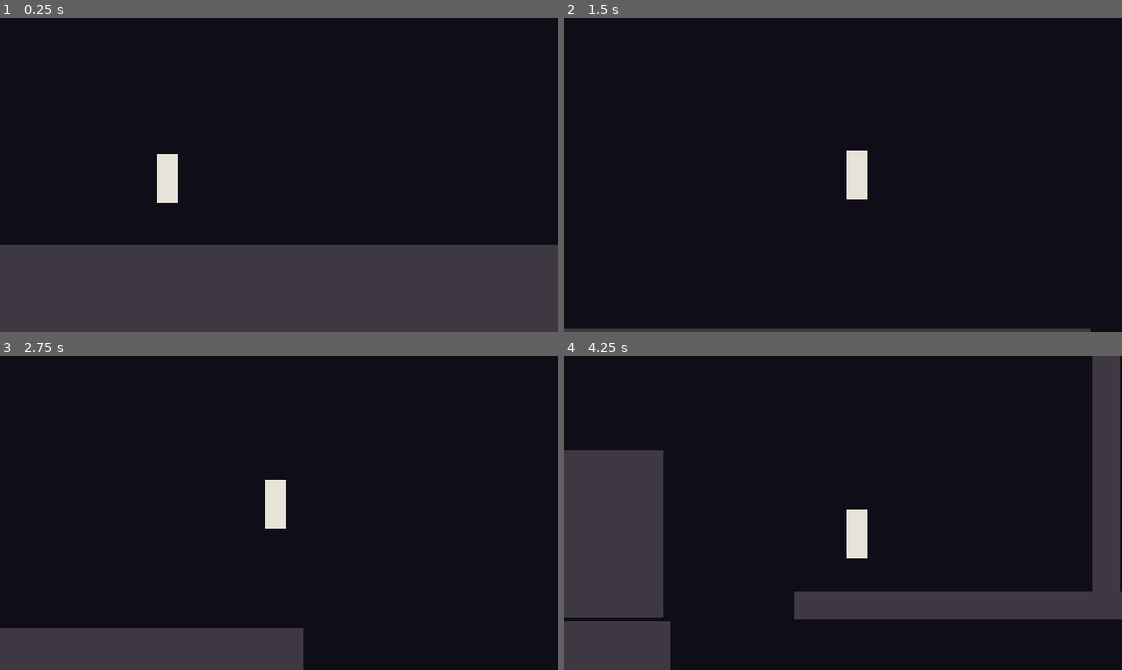
Above: before the commit, frames 1-4 (two rows, left to right).
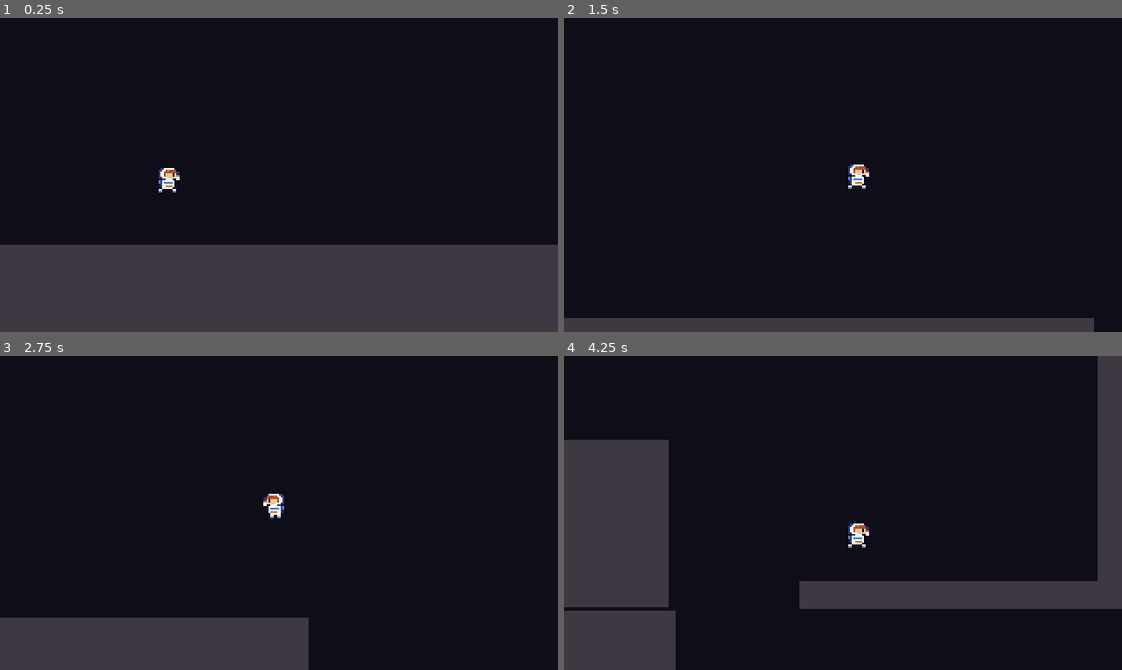
Above: after the commit, the same moments.

Repository: FearThePLOTO/Margin
Game: Godot game, scene res://src/features/level_design/scenes/level_01.tscn
Two runs of this game, one before a commit and one after it. Both use one fixed random seed, a clock stepped at 60 frames per second and the inputs below. This scene is started directly instead of the project's main scene.
Inputs:
- Up to frame 1 (0.25 s): no input
- Up to frame 2 (1.5 s): hold D (move_right) from 0.53 s (still down); tap Space (jump) at 0.6, 0.77, 1.07 s; tap E (spikes_deploy) at 1.35 s
- Up to frame 3 (2.75 s): tap Space (jump) at 1.52, 1.55, 1.82, 2.3 s; release D (move_right) at 2.03 s; hold A (move_left) from 2.03 s (still down); tap F (tether_fire) at 2.1 s
- Up to frame 4 (4.25 s): release A (move_left) at 2.78 s; hold D (move_right) from 2.78 s (still down); tap Space (jump) at 2.85, 3.02, 3.32, 3.77, 3.8, 4.07 s; tap E (spikes_deploy) at 3.6 s

The runs differ from the first frame. In frame 1, 0.6% of the frame differs, in the area x 28-33%, y 43-59%; in frame 2, 3.8%; in frame 3, 2.6%; in frame 4, 7.0%, in the area x 0-100%, y 0-100%.

Commit message:
feat(mechanics): animation resolver mechanic + player.tscn animation fixes
# Conflicts:
#	margin/src/features/mechanics/scripts/player.gd

Diff:
--- a/margin/src/features/mechanics/scenes/player.tscn
+++ b/margin/src/features/mechanics/scenes/player.tscn
@@ -1,22 +1,180 @@
 [gd_scene format=3 uid="uid://xw56iew608xg"]
 
 [ext_resource type="Script" uid="uid://c0ovtcsojtt63" path="res://src/features/mechanics/scripts/player.gd" id="1_player"]
+[ext_resource type="Texture2D" uid="uid://drg28oliq65ao" path="res://src/features/mechanics/assets/blue_walk1.png" id="2_ma5dg"]
+[ext_resource type="Texture2D" uid="uid://car0dadgqih2a" path="res://src/features/mechanics/assets/blue_crouch.png" id="3_5ue8r"]
+[ext_resource type="Texture2D" uid="uid://bjx7tchhdcu2f" path="res://src/features/mechanics/assets/blue_walk2.png" id="3_h3ql6"]
+[ext_resource type="Texture2D" uid="uid://kh2i053tsy4w" path="res://src/features/mechanics/assets/blue_hurt.png" id="3_xyyht"]
+[ext_resource type="Texture2D" uid="uid://chm0drafq6end" path="res://src/features/mechanics/assets/blue_jump.png" id="4_5ue8r"]
+[ext_resource type="Texture2D" uid="uid://hqwlt4f68a8x" path="res://src/features/mechanics/assets/blue_walk3.png" id="4_tdtm1"]
+[ext_resource type="Texture2D" uid="uid://dnafwxq4gcfki" path="res://src/features/mechanics/assets/blue_run1.png" id="5_6tu5k"]
+[ext_resource type="Texture2D" uid="uid://deqviv6wtbuyr" path="res://src/features/mechanics/assets/blue_run2.png" id="6_qxilo"]
+[ext_resource type="Texture2D" uid="uid://b28m5y0vj37nk" path="res://src/features/mechanics/assets/blue_run3.png" id="7_yu1wx"]
+[ext_resource type="Texture2D" uid="uid://bdxclpccovy31" path="res://src/features/mechanics/assets/blue_run4.png" id="8_6k3eh"]
+[ext_resource type="Texture2D" path="res://src/features/mechanics/assets/blue_fall.png" id="9_fall"]
+[ext_resource type="Texture2D" path="res://src/features/mechanics/assets/blue_idle.png" id="10_idle"]
 
 [sub_resource type="RectangleShape2D" id="RectangleShape2D_body"]
-size = Vector2(12, 28)
+size = Vector2(11, 15)
+
+[sub_resource type="Animation" id="Animation_hni1u"]
+length = 0.001
+tracks/0/type = "value"
+tracks/0/imported = false
+tracks/0/enabled = true
+tracks/0/path = NodePath("Sprite2D:texture")
+tracks/0/interp = 1
+tracks/0/loop_wrap = true
+tracks/0/keys = {
+"times": PackedFloat32Array(0),
+"transitions": PackedFloat32Array(1),
+"update": 1,
+"values": [ExtResource("2_ma5dg")]
+}
+
+[sub_resource type="Animation" id="Animation_6tu5k"]
+resource_name = "crouch"
+length = 0.1
+step = 0.1
+tracks/0/type = "value"
+tracks/0/imported = false
+tracks/0/enabled = true
+tracks/0/path = NodePath("Sprite2D:texture")
+tracks/0/interp = 1
+tracks/0/loop_wrap = true
+tracks/0/keys = {
+"times": PackedFloat32Array(0),
+"transitions": PackedFloat32Array(1),
+"update": 1,
+"values": [ExtResource("3_5ue8r")]
+}
+
+[sub_resource type="Animation" id="Animation_gevb4"]
+resource_name = "hurt"
+length = 0.1
+loop_mode = 1
+step = 0.1
+tracks/0/type = "value"
+tracks/0/imported = false
+tracks/0/enabled = true
+tracks/0/path = NodePath("Sprite2D:texture")
+tracks/0/interp = 1
+tracks/0/loop_wrap = true
+tracks/0/keys = {
+"times": PackedFloat32Array(0),
+"transitions": PackedFloat32Array(1),
+"update": 1,
+"values": [ExtResource("3_xyyht")]
+}
+
+[sub_resource type="Animation" id="Animation_3r40j"]
+resource_name = "idle"
+length = 0.1
+loop_mode = 1
+step = 0.1
+tracks/0/type = "value"
+tracks/0/imported = false
+tracks/0/enabled = true
+tracks/0/path = NodePath("Sprite2D:texture")
+tracks/0/interp = 1
+tracks/0/loop_wrap = true
+tracks/0/keys = {
+"times": PackedFloat32Array(0),
+"transitions": PackedFloat32Array(1),
+"update": 1,
+"values": [ExtResource("10_idle")]
+}
+
+[sub_resource type="Animation" id="Animation_025py"]
+resource_name = "jump"
+length = 0.1
+loop_mode = 1
+step = 0.1
+tracks/0/type = "value"
+tracks/0/imported = false
+tracks/0/enabled = true
+tracks/0/path = NodePath("Sprite2D:texture")
+tracks/0/interp = 1
+tracks/0/loop_wrap = true
+tracks/0/keys = {
+"times": PackedFloat32Array(0),
+"transitions": PackedFloat32Array(1),
+"update": 1,
+"values": [ExtResource("4_5ue8r")]
+}
+
+[sub_resource type="Animation" id="Animation_tdtm1"]
+resource_name = "run"
+length = 0.4
+loop_mode = 1
+step = 0.1
+tracks/0/type = "value"
+tracks/0/imported = false
+tracks/0/enabled = true
+tracks/0/path = NodePath("Sprite2D:texture")
+tracks/0/interp = 1
+tracks/0/loop_wrap = true
+tracks/0/keys = {
+"times": PackedFloat32Array(0, 0.1, 0.2, 0.3),
+"transitions": PackedFloat32Array(1, 1, 1, 1),
+"update": 1,
+"values": [ExtResource("5_6tu5k"), ExtResource("6_qxilo"), ExtResource("7_yu1wx"), ExtResource("8_6k3eh")]
+}
+
+[sub_resource type="Animation" id="Animation_h3ql6"]
+resource_name = "walk"
+length = 0.3
+loop_mode = 1
+step = 0.1
+tracks/0/type = "value"
+tracks/0/imported = false
+tracks/0/enabled = true
+tracks/0/path = NodePath("Sprite2D:texture")
+tracks/0/interp = 1
+tracks/0/loop_wrap = true
+tracks/0/keys = {
+"times": PackedFloat32Array(0, 0.1, 0.2),
+"transitions": PackedFloat32Array(1, 1, 1),
+"update": 1,
+"values": [ExtResource("2_ma5dg"), ExtResource("3_h3ql6"), ExtResource("4_tdtm1")]
+}
+
+[sub_resource type="Animation" id="Animation_fall"]
+resource_name = "fall"
+length = 0.1
+loop_mode = 1
+step = 0.1
+tracks/0/type = "value"
+tracks/0/imported = false
+tracks/0/enabled = true
+tracks/0/path = NodePath("Sprite2D:texture")
+tracks/0/interp = 1
+tracks/0/loop_wrap = true
+tracks/0/keys = {
+"times": PackedFloat32Array(0),
+"transitions": PackedFloat32Array(1),
+"update": 1,
+"values": [ExtResource("9_fall")]
+}
+
+[sub_resource type="AnimationLibrary" id="AnimationLibrary_ma5dg"]
+_data = {
+&"RESET": SubResource("Animation_hni1u"),
+&"crouch": SubResource("Animation_6tu5k"),
+&"fall": SubResource("Animation_fall"),
+&"hurt": SubResource("Animation_gevb4"),
+&"idle": SubResource("Animation_3r40j"),
+&"jump": SubResource("Animation_025py"),
+&"run": SubResource("Animation_tdtm1"),
+&"walk": SubResource("Animation_h3ql6")
+}
 
 [node name="Player" type="CharacterBody2D" unique_id=1138749954 groups=["player"]]
 script = ExtResource("1_player")
 
 [node name="CollisionShape2D" type="CollisionShape2D" parent="." unique_id=825090215]
+position = Vector2(-0.5, 0.5)
 shape = SubResource("RectangleShape2D_body")
-
-[node name="Visual" type="ColorRect" parent="." unique_id=1700938713]
-offset_left = -6.0
-offset_top = -14.0
-offset_right = 6.0
-offset_bottom = 14.0
-color = Color(0.91, 0.89, 0.85, 1)
 
 [node name="TetherRope" type="Line2D" parent="." unique_id=1514281763]
 visible = false
@@ -26,3 +184,10 @@
 [node name="Camera2D" type="Camera2D" parent="." unique_id=959111881]
 position_smoothing_enabled = true
 position_smoothing_speed = 8.0
+
+[node name="AnimationPlayer" type="AnimationPlayer" parent="." unique_id=758156671]
+libraries/ = SubResource("AnimationLibrary_ma5dg")
+autoplay = &"idle"
+
+[node name="Sprite2D" type="Sprite2D" parent="." unique_id=980010091]
+texture = ExtResource("2_ma5dg")
--- /dev/null
+++ b/margin/src/features/mechanics/scripts/mechanic_animation.gd
@@ -0,0 +1,82 @@
+class_name PlayerAnimationMechanic
+extends PlayerMechanic
+## Animation resolver: picks the sprite animation from the player's resolved
+## physics state each tick, and owns sprite facing. Runs AFTER move_and_slide()
+## (and tether.post_move()) so on-floor / wall / velocity reads are final for
+## the tick.
+##
+## Resolution is a priority table (first match wins):
+##   1. hurt timer active         -> "hurt" (reserved slot, see play_hurt)
+##   2. CLIMB / SWING / thrust    -> freeze (keep whatever is playing)
+##   3. airborne, vy < 0          -> "jump" (hold)
+##   4. airborne, vy > 0          -> "fall" (hold)
+##   5. on floor, moving          -> "run"
+##   6. otherwise                 -> "idle"
+##
+## play() is only called when the resolved name CHANGES, so holds never
+## restart mid-state. Climb/swing/thrust have no art yet — they freeze the
+## current animation (usually idle) until real clips exist; their rows are
+## already in place, real animations drop in by naming them. hurt is not
+## wired to anything: there is no damage system yet — when one exists it
+## calls play_hurt(). After mission_over the coordinator stops ticking, so
+## the sprite naturally freezes on its last frame.
+
+const FROZEN := &""  # sentinel: keep the current animation untouched
+const MOVE_EPSILON_PXS := 5.0  # below this horizontal speed we are standing
+
+var _anim: AnimationPlayer
+var _sprite: Sprite2D
+var _hurt_timer := 0.0
+
+
+func _init(p: Player) -> void:
+	super(p)
+	_anim = p.get_node(^"AnimationPlayer")
+	_sprite = p.get_node(^"Sprite2D")
+	# Texture swaps stay in lockstep with the 60 Hz simulation.
+	_anim.callback_mode_process = AnimationMixer.ANIMATION_CALLBACK_MODE_PROCESS_PHYSICS
+
+
+func process(delta: float) -> void:
+	_hurt_timer = maxf(0.0, _hurt_timer - delta)
+	var anim := _resolve()
+	if anim != FROZEN and _anim.current_animation != String(anim):
+		_anim.play(anim)
+	_face()
+
+
+func _resolve() -> StringName:
+	if _hurt_timer > 0.0:
+		return &"hurt"
+	if player.state == Player.State.CLIMB or player.state == Player.State.SWING:
+		return FROZEN
+	if player.jetpack._thrusting:  # convention-private; read-only access
+		return FROZEN
+	if not player.is_on_floor():
+		if player.velocity.y < 0.0:
+			return &"jump"
+		if player.velocity.y > 0.0:
+			return &"fall"
+		return FROZEN  # apex: hold the previous frame
+	if absf(player.velocity.x) > MOVE_EPSILON_PXS:
+		return &"run"
+	return &"idle"
+
+
+## Reserved damage hook: nothing damages the player yet. A future health /
+## damage system calls this; hurt then overrides the table for `duration`.
+func play_hurt(duration := 0.5) -> void:
+	_hurt_timer = duration
+
+
+## Sprites face right. Leftward motion flips; climbing faces into the wall
+## (opposite its normal); swinging keeps the take-off facing.
+func _face() -> void:
+	if player.state == Player.State.CLIMB:
+		if player.is_on_wall():
+			_sprite.flip_h = player.get_wall_normal().x > 0.0
+		return
+	if player.state == Player.State.SWING:
+		return
+	if absf(player.velocity.x) > MOVE_EPSILON_PXS:
+		_sprite.flip_h = player.velocity.x < 0.0
--- a/margin/src/features/mechanics/scripts/player.gd
+++ b/margin/src/features/mechanics/scripts/player.gd
@@ -36,6 +36,7 @@
 var spikes: PlayerSpikesMechanic
 var hazards: PlayerHazardsMechanic
 var o2: PlayerO2Mechanic
+var animation: PlayerAnimationMechanic
 
 @onready var rope: Line2D = $TetherRope
 @onready var camera: Camera2D = $Camera2D
@@ -48,6 +49,7 @@
 	spikes = PlayerSpikesMechanic.new(self)
 	hazards = PlayerHazardsMechanic.new(self)
 	o2 = PlayerO2Mechanic.new(self)
+	animation = PlayerAnimationMechanic.new(self)
 	jetpack.propellant = TOOL_JETPACK.propellant
 	_announce_equipped()
 
@@ -86,6 +88,9 @@
 	rope.visible = state == State.SWING
 	if rope.visible:
 		rope.points = PackedVector2Array([Vector2.ZERO, rope.to_local(tether.anchor_point)])
+
+	# Animation resolves last, after every physics correction is in.
+	animation.process(delta)
 
 
 func change_state(new_state: State) -> void:
Binary file added: margin/src/features/mechanics/assets/blue_crouch.png
Not shown, added: margin/src/features/mechanics/assets/blue_crouch.png.import
Binary file added: margin/src/features/mechanics/assets/blue_fall.png
Not shown, added: margin/src/features/mechanics/assets/blue_fall.png.import
Binary file added: margin/src/features/mechanics/assets/blue_hurt.png
Not shown, added: margin/src/features/mechanics/assets/blue_hurt.png.import
Binary file added: margin/src/features/mechanics/assets/blue_idle.png
Not shown, added: margin/src/features/mechanics/assets/blue_idle.png.import
Binary file added: margin/src/features/mechanics/assets/blue_jump.png
Not shown, added: margin/src/features/mechanics/assets/blue_jump.png.import
Binary file added: margin/src/features/mechanics/assets/blue_run1.png
Not shown, added: margin/src/features/mechanics/assets/blue_run1.png.import
(and 13 more such lines)
